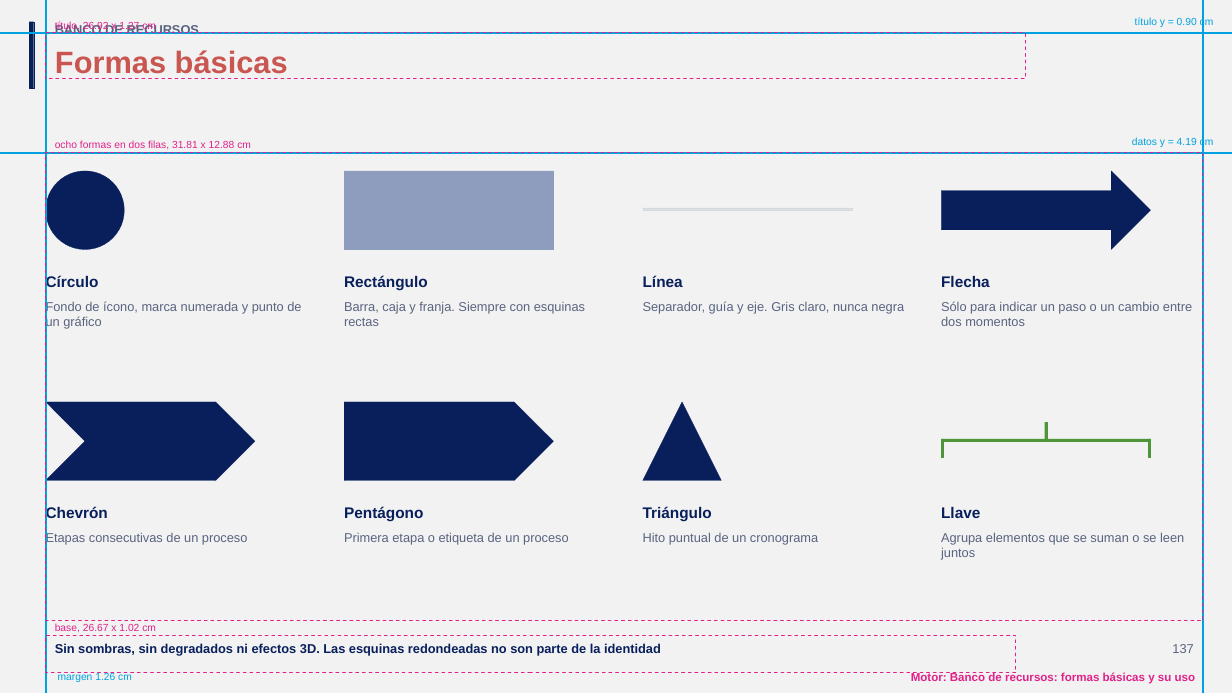
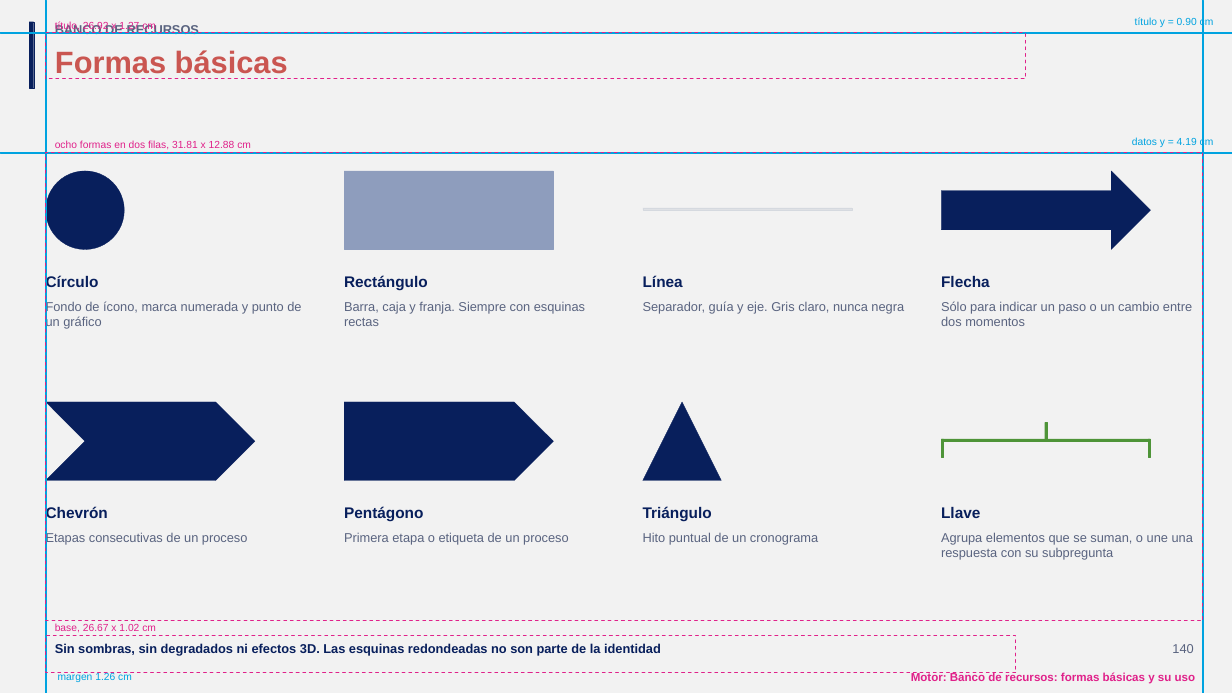
Before and after one commit to GonzaloAlmendariz/prosecnur-app, a slide deck: slide 140 of docs/qa/motor-ppt-2026-10-06/4-recetario/recetario-moderna-guias.pptx (slide 137 before the commit). Drawn at 1232x693 pixels with LibreOffice and Linux fonts; fonts in the diff are those of the drawing; background and template pictures are left out. Boxes give left, top, right and bottom in pixels: in the first picture for what was removed or moved away, otherwise in the second. Text is boxed around its words. In the diff, an @@ line names an element or a change of style, - is before the commit and + after.

```diff
--- a/docs/qa/motor-ppt-2026-10-06/4-recetario/recetario-moderna-guias.pptx
+++ b/docs/qa/motor-ppt-2026-10-06/4-recetario/recetario-moderna-guias.pptx
@@ text at <box>941,532,1193,560</box>: text changed @@
-Agrupa elementos que se suman o se leen juntos
+Agrupa elementos que se suman, o une una respuesta con su subpregunta
@@ text at <box>1172,644,1193,653</box>: text changed @@
-137
+140
```
Also in this commit, not shown: 39 other slides changed, 3 slides added, 6 other files.
